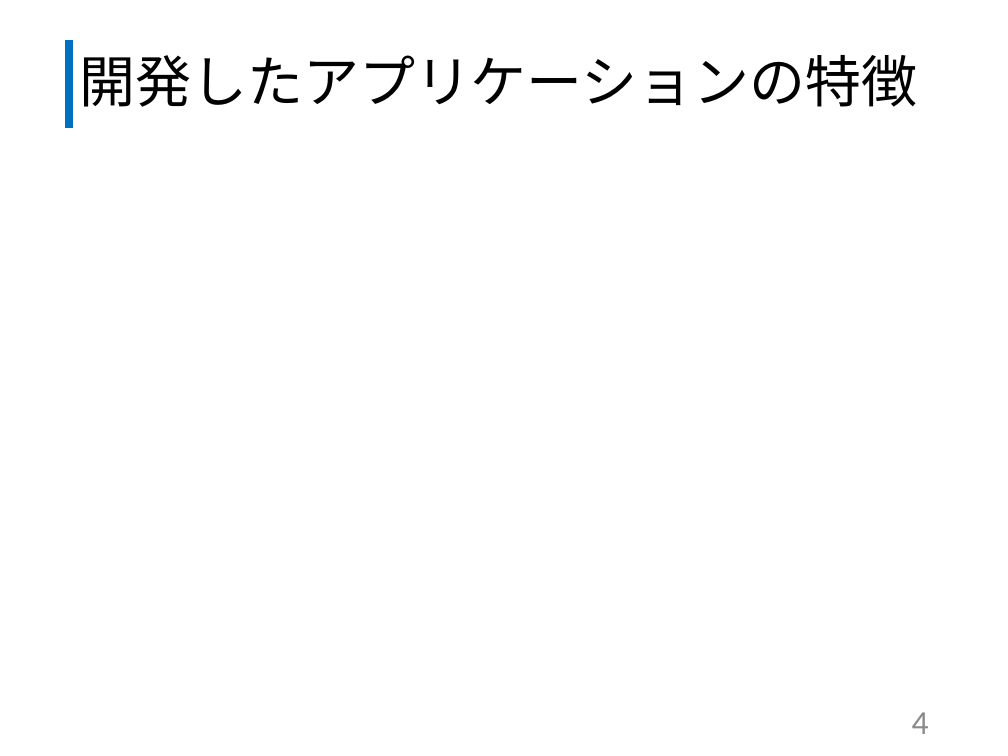
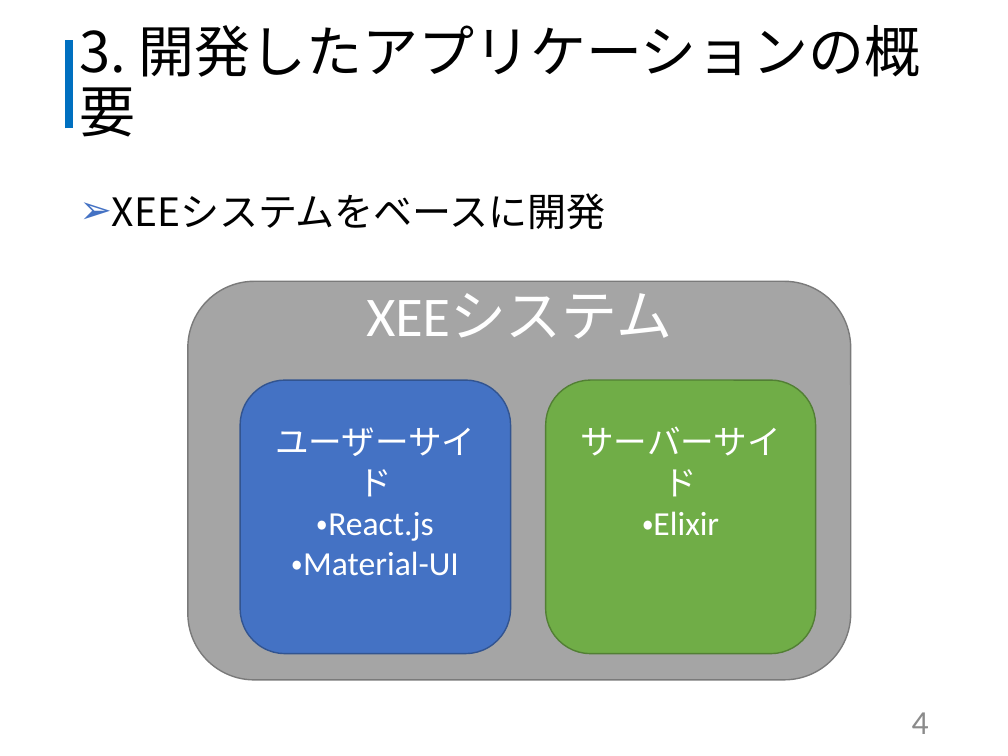
Before and after one commit to kazuwo/kosen-graduation-thesis, a slide deck: slide 5 of 卒業研究発表スライド.pptx. Drawn at 1008x756 pixels with LibreOffice and Linux fonts; fonts in the diff are those of the drawing. Boxes give left, top, right and bottom in pixels: in the first picture for what was removed or moved away, otherwise in the second. Text is boxed around its words. In the diff, an @@ line names an element or a change of style, - is before the commit and + after.

Commit message:
fix presentation slide

```diff
--- a/卒業研究発表スライド.pptx
+++ b/卒業研究発表スライド.pptx
@@ title at (79, 25, 921, 137): text changed @@
-開発したアプリケーションの特徴
+3. 開発したアプリケーションの概要
@@ text added at (112, 193, 606, 229), 27.9 pt, text #000000 @@
+➢ XEEシステムをベースに開発
@@ rounded rectangle added at (187, 281, 851, 679), fill #A5A5A5, outline #7A7A7A 1 pt, 40 pt, text #FFFFFF @@
+XEEシステム
@@ rounded rectangle added at (240, 380, 510, 653), fill #4472C4, outline #325491 1 pt, 24 pt, text #FFFFFF @@
+ユーザーサイド
+・React.js
+・Material-UI
@@ rounded rectangle added at (545, 380, 815, 653), fill #70AD47, outline #538035 1 pt, 24 pt, text #FFFFFF @@
+サーバーサイド
+・Elixir
```
Also in this commit, not shown: 5 other slides changed, 3 slides added, 9 slides removed, 1 other file.
